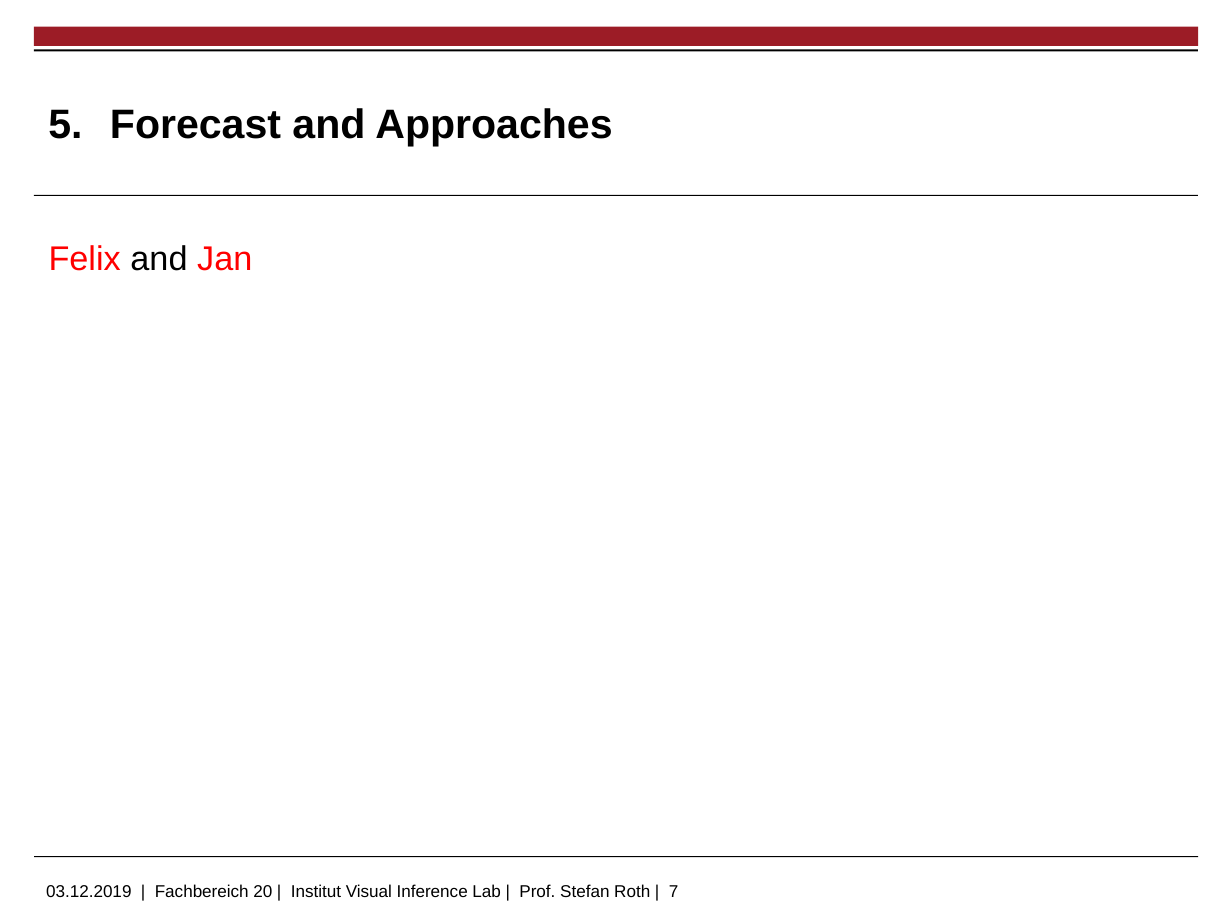
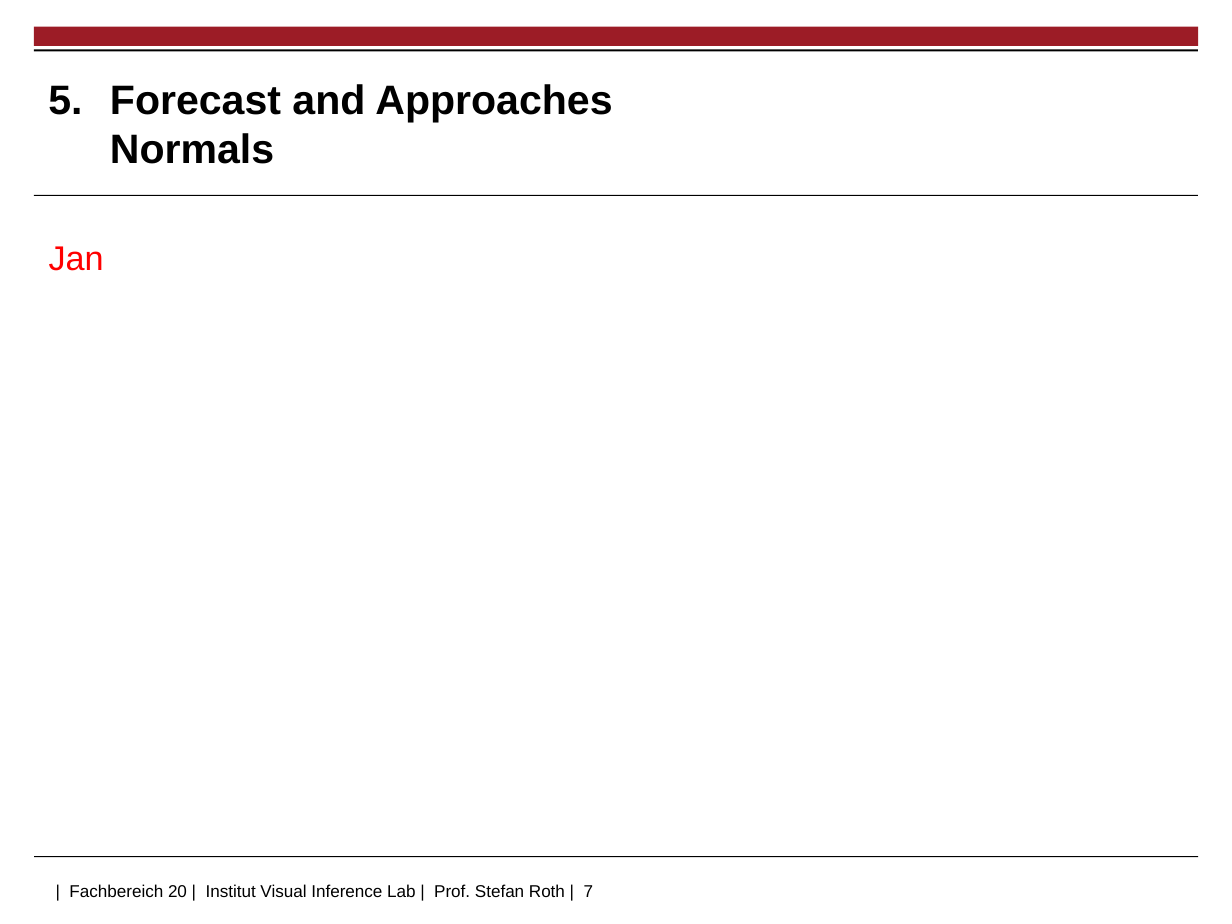
Before and after one commit to jhd-old/Deep-Learning-Lab, a slide deck: slide 7 of meetings/2019_12_12_midterm/midterm_felix.pptx. Drawn at 1232x924 pixels with LibreOffice and Linux fonts; fonts in the diff are those of the drawing; background and template pictures are left out. Boxes give left, top, right and bottom in pixels: in the first picture for what was removed or moved away, otherwise in the second. Text is boxed around its words. In the diff, an @@ line names an element or a change of style, - is before the commit and + after.

Commit message:
updated presentation

```diff
--- a/meetings/2019_12_12_midterm/midterm_felix.pptx
+++ b/meetings/2019_12_12_midterm/midterm_felix.pptx
@@ title at box(110, 84, 612, 164): text changed @@
-5. Forecast and Approaches
+5. Forecast and Approaches
+   Normals
@@ text at box(49, 246, 104, 271): text changed @@
-Felix and Jan
+Jan
@@ text at box(69, 884, 594, 897): text changed @@
-03.12.2019 | Fachbereich 20 | Institut Visual Inference Lab | Prof. Stefan Roth | 7
+| Fachbereich 20 | Institut Visual Inference Lab | Prof. Stefan Roth | 7
```
Also in this commit, not shown: 7 other slides changed, 2 slides added, 2 other files.
